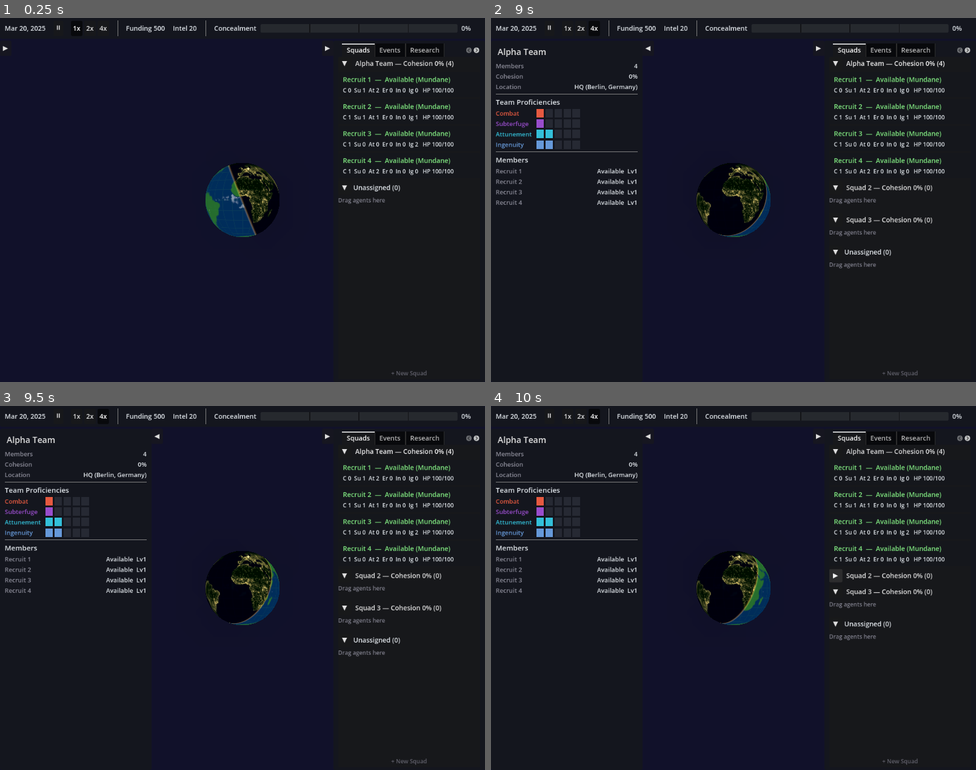
Above: before the commit, frames 1-4 (two rows, left to right).
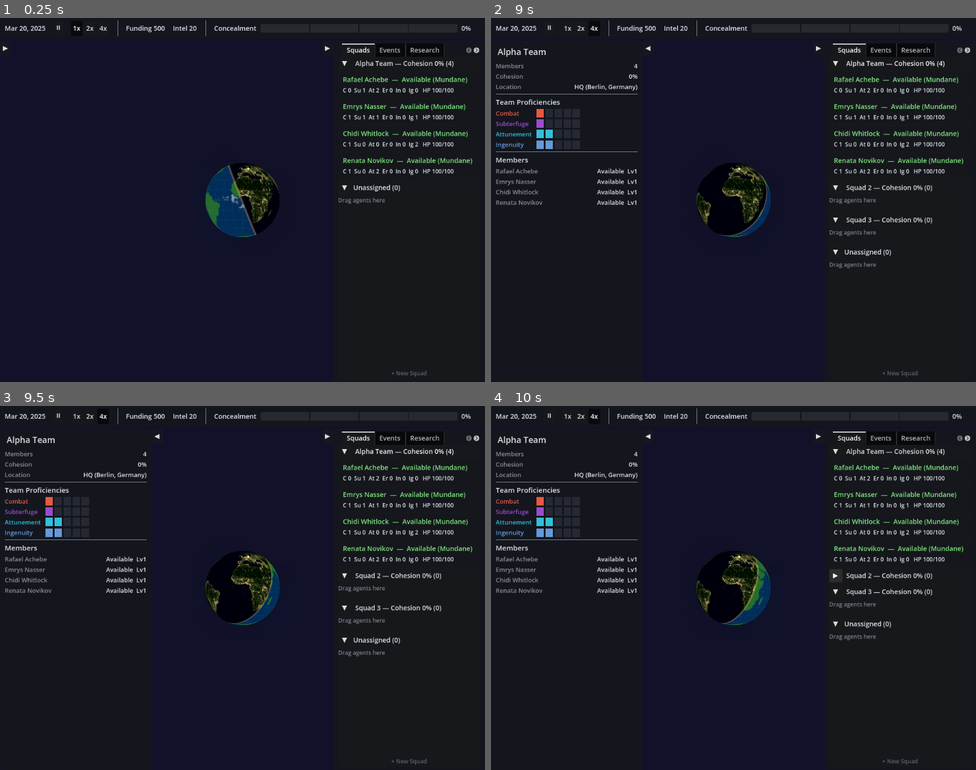
Above: after the commit, the same moments.

Repository: TehT/Merge
Game: Godot game, scene res://scenes/Main.tscn
The game is run twice, just before and just after one commit, with the same random seed, the same clock (stepped at 60 frames per second) and the same inputs.
Inputs:
- Up to frame 1 (0.25 s): no input
- Up to frame 2 (9 s): click "+ New Squad" at 0.5 s; click "+ New Squad" at 1.25 s; click "⏸" at 2 s; click "▶" at 2.75 s; click "1x" at 3.5 s; click "2x" at 4.25 s; click "4x" at 5 s; click "▶" at 5.75 s; click "◀" at 6.5 s; click "▼" at 7.25 s; click "▶" at 8 s; click "Alpha Team — Cohesion 0% (4)" at 8.75 s
- Up to frame 3 (9.5 s): no input
- Up to frame 4 (10 s): click "▼" at 9.5 s

The runs differ from the first frame. In frame 1, 0.9% of the frame differs, in the area x 70-98%, y 16-41%; in frame 2, 1.1%, in the area x 1-98%, y 16-52%; in frame 3, 1.1%; in frame 4, 1.1%.

Commit message:
Add NameGenerator and wire it into starting-roster generation
NameGenerator (new, static utility matching AgentGenerator/SkillHandler's
shape) pairs a random first name with a random last name from two 50-
entry pools (2,500 combinations), picked for the same international mix
the original four hand-authored agents had. AgentManager._create_starting_roster()
now calls it instead of the "Recruit N" placeholder used since procedural
generation replaced the hardcoded roster.

Verified headlessly: sampled names read naturally, and both pools have
no internal duplicates.

Co-Authored-By: Claude Sonnet 5 <noreply@anthropic.com>

Diff:
--- a/scripts/managers/agent_manager.gd
+++ b/scripts/managers/agent_manager.gd
@@ -24,15 +24,15 @@
 	print("[AgentManager] roster initialized with %d agents" % roster.size())
 
 ## Starting roster, procedurally built via AgentGenerator instead of
-## hand-authored — each recruit rolls Generalist vs. Specialist per
-## generalist_chance, then AgentGenerator draws their skills from the
-## res://data/skills/<proficiency>/ catalog. All mundane for now; nothing
-## rolls a SupernaturalType yet since there's no Awakened skill catalog to
-## draw from.
+## hand-authored — each recruit gets a NameGenerator name, rolls
+## Generalist vs. Specialist per generalist_chance, then AgentGenerator
+## draws their skills from the res://data/skills/<proficiency>/ catalog.
+## All mundane for now; nothing rolls a SupernaturalType yet since there's
+## no Awakened skill catalog to draw from.
 func _create_starting_roster() -> Array[AgentData]:
 	var roster_out: Array[AgentData] = []
 	for i in range(starting_roster_size):
-		var recruit_name := "Recruit %d" % (i + 1)
+		var recruit_name := NameGenerator.generate_name()
 		if randf() < generalist_chance:
 			roster_out.append(AgentGenerator.generate_generalist(recruit_name))
 		else:
--- /dev/null
+++ b/scripts/managers/name_generator.gd
@@ -0,0 +1,28 @@
+## NameGenerator — procedural agent name generation: pairs a random first
+## name with a random last name from fixed pools, drawn broadly enough
+## (50x50 = 2500 combinations) that a roster of recruits doesn't feel
+## repetitive. A static utility (RefCounted), not an autoload.
+class_name NameGenerator
+extends RefCounted
+
+const FIRST_NAMES: PackedStringArray = [
+	"Mara", "Iris", "Desmond", "Kalinda", "Elena", "Marcus", "Priya", "Kenji", "Amara", "Viktor",
+	"Soraya", "Diego", "Fatima", "Lars", "Naledi", "Kwame", "Yuki", "Astrid", "Rashid", "Camila",
+	"Dmitri", "Zara", "Oren", "Anya", "Tobias", "Chidi", "Mei", "Sven", "Layla", "Alessio",
+	"Nadia", "Kaito", "Esperanza", "Bjorn", "Amina", "Rafael", "Tamsin", "Hiroshi", "Zuri", "Callum",
+	"Selin", "Mateo", "Ingrid", "Boipelo", "Emrys", "Saoirse", "Renata", "Idris", "Katarzyna", "Milo",
+]
+
+const LAST_NAMES: PackedStringArray = [
+	"Okonkwo", "Vance", "Ffrench", "Reyes", "Whitlock", "Adeyemi", "Kowalski", "Nakamura", "Singh", "Voss",
+	"Delacroix", "Osei", "Marchetti", "Novak", "Abara", "Larsson", "Petrov", "Solis", "Haddad", "Byrne",
+	"Falk", "Nkemelu", "Sato", "Reinholt", "Castellano", "Dubois", "Achebe", "Lindqvist", "Moreau", "Kaur",
+	"Vasquez", "Winters", "Adebayo", "Horvat", "Takahashi", "Ibrahim", "Sorensen", "Rousseau", "Mbeki", "Callahan",
+	"Weiss", "Novikov", "Farah", "Andersson", "Okafor", "Bergstrom", "Cruz", "Nasser", "Dlamini", "Bianchi",
+]
+
+static func generate_name() -> String:
+	return "%s %s" % [
+		FIRST_NAMES[randi() % FIRST_NAMES.size()],
+		LAST_NAMES[randi() % LAST_NAMES.size()],
+	]
Not shown, added: scripts/managers/name_generator.gd.uid
